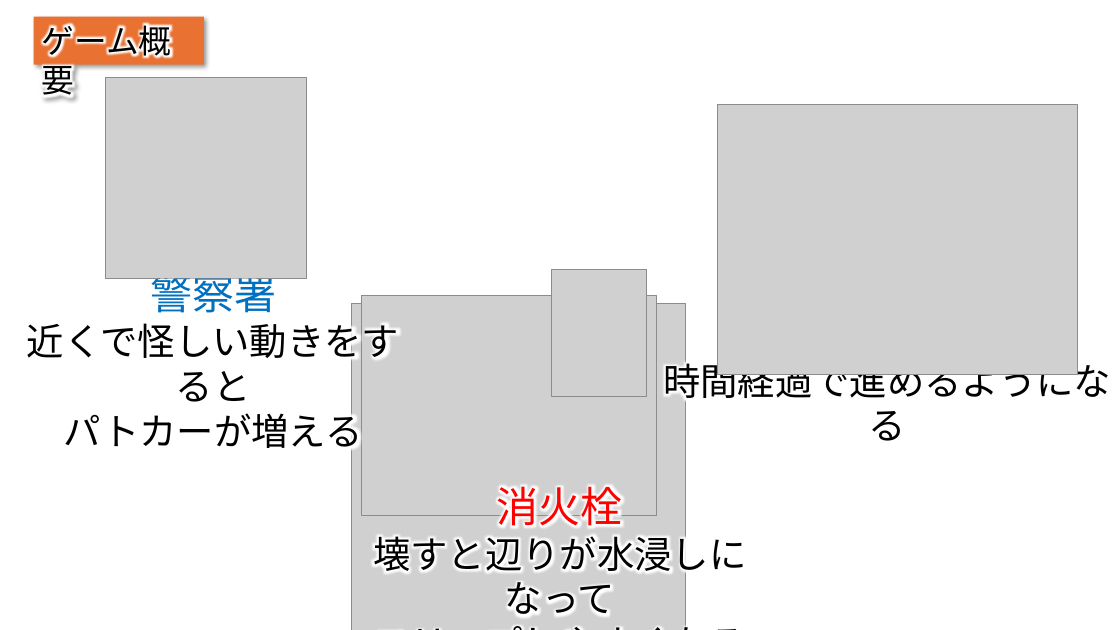
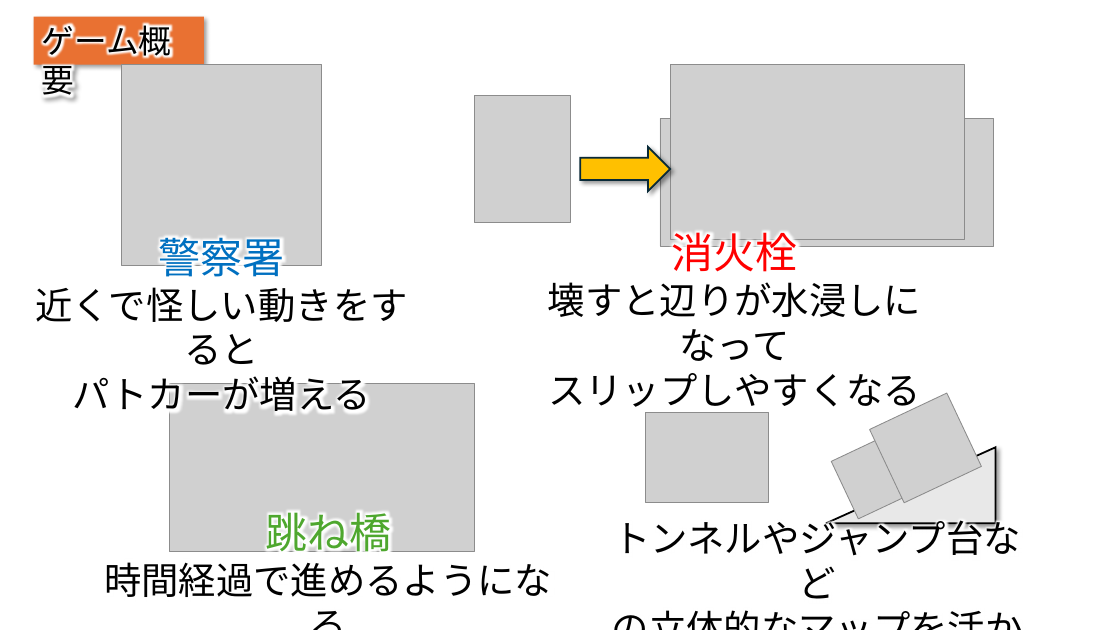
Before and after one commit to IbukiOkusada/GradProject, a slide deck: slide 7 of 企画書/カットビ企画書.pptx. Drawn at 1120x630 pixels with LibreOffice and Linux fonts; fonts in the diff are those of the drawing; grey boxes stand for pictures. Boxes give left, top, right and bottom in pixels: in the first picture for what was removed or moved away, otherwise in the second. Text is boxed around its words. In the diff, an @@ line names an element or a change of style, - is before the commit and + after.

```diff
--- a/企画書/カットビ企画書.pptx
+++ b/企画書/カットビ企画書.pptx
@@ picture: place and size @@
-picture at box(106, 77, 307, 278)
+picture at box(122, 65, 323, 266)
@@ picture: place and size @@
-picture at box(362, 295, 656, 516)
+picture at box(670, 65, 965, 240)
@@ picture: place and size @@
-picture at box(551, 270, 647, 397)
+picture at box(475, 95, 571, 223)
@@ picture: place and size @@
-picture at box(352, 303, 686, 630)
+picture at box(660, 118, 994, 246)
@@ right arrow added at box(581, 147, 670, 192), fill #FFC000, outline #092A39 1.5 pt @@
@@ text "警察署": place and size @@
-text "警察署" at box(27, 278, 399, 455)
+text "警察署" at box(35, 238, 407, 418)
@@ text "消火栓" rewrapped from box(373, 486, 746, 617) to box(548, 226, 921, 414) @@
@@ picture: place and size @@
-picture at box(718, 105, 1077, 375)
+picture at box(170, 384, 475, 552)
@@ picture added at box(645, 413, 769, 502) @@
@@ picture added at box(870, 393, 982, 503) @@
@@ right triangle added at box(826, 448, 996, 524), fill #E8E8E8, outline #000000 1.5 pt @@
@@ picture added at box(831, 434, 916, 519) @@
@@ text "跳ね橋": place and size @@
-text "跳ね橋" at box(663, 357, 1111, 441)
+text "跳ね橋" at box(104, 513, 552, 597)
@@ text added at box(614, 515, 1021, 599), 32 pt, text #000000 @@
+トンネルやジャンプ台など
+の立体的なマップを活かせ
```
Also in this commit, not shown: 3 other slides changed.
